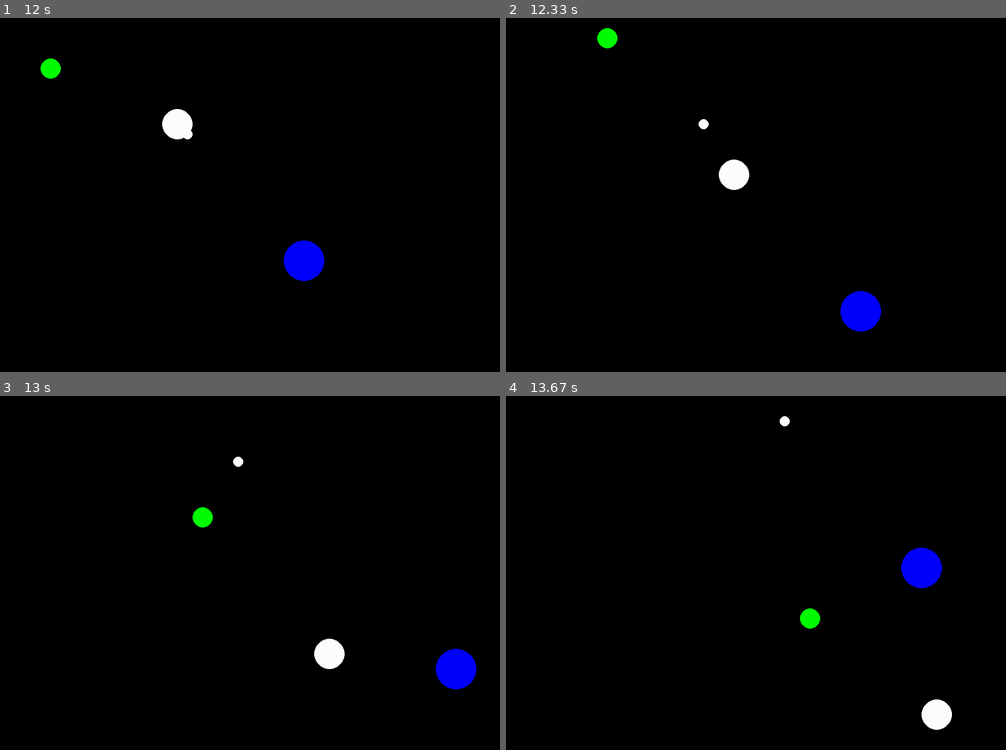
Above: before the commit, frames 1-4 (two rows, left to right).
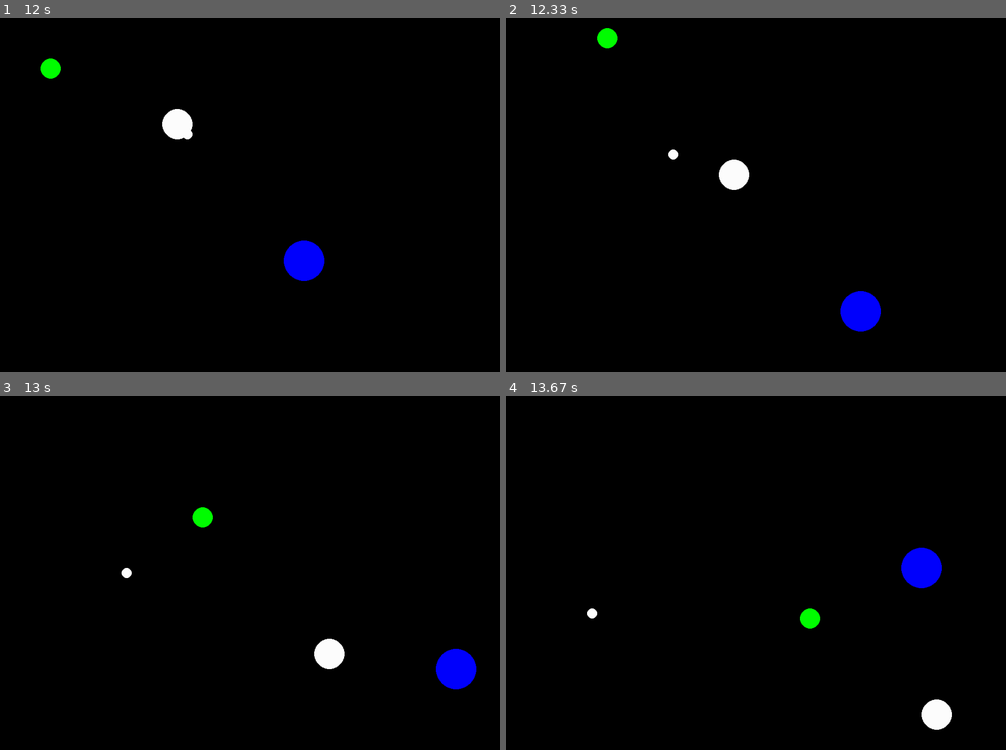
Above: after the commit, the same moments.

Repository: Archanciel/Learning_Pygame
Game: pygame game, started from bouncing_ball_imperfect_collide/my_bouncing_ball_imperfect_collide_ns_opt_ball_list.py
Two runs of this game, one before a commit and one after it. Both use one fixed random seed, a clock stepped at 60 frames per second and the inputs below.
Inputs:
- Up to frame 1 (12 s): no input
- Up to frame 2 (12.33 s): no input
- Up to frame 3 (13 s): no input
- Up to frame 4 (13.67 s): no input

Frame 1 is identical in both runs. In frame 2, less than 0.1% of the frame differs, in the area x 32-41%, y 28-40%; in frame 3, less than 0.1%; in frame 4, less than 0.1%.

Commit message:
not working

Diff:
--- a/bouncing_ball_imperfect_collide/ball_no_sprite_opt_ball_list.py
+++ b/bouncing_ball_imperfect_collide/ball_no_sprite_opt_ball_list.py
@@ -7,7 +7,6 @@
 	             screen,
 	             allBalls,
 	             index,
-				 ballNumber,
 	             color,
 	             radius,
 	             startX,
@@ -17,8 +16,8 @@
 		super().__init__()
 		self.screen = screen
 		self.allBalls = allBalls
+		self.ballNumber = len(allBalls)
 		self.index = index
-		self.maxBallIndex = ballNumber - 1
 		self.color = color
 		rectSize = radius * 2
 		self.rect = pg.Rect(startX, startY, rectSize, rectSize)
@@ -40,9 +39,9 @@
 			self.angle = -self.angle
 			hit_bounds = True
 
-		for i in range(self.index + 1, self.maxBallIndex):
+		for i in range(self.index + 1, self.ballNumber):
 			ball = self.allBalls[i]
-			if not hit_bounds and self.collideBall(ball):
+			if not hit_bounds and not ball is self and self.collideBall(ball):
 				self.angle = self.angle - math.pi
 				break
 
@@ -54,9 +53,8 @@
 		yDiff = (self.rect.centery - ball.rect.centery)
 		hypothenuseSquared = xDiff * xDiff + yDiff * yDiff
 		sumOfRadiuses = self.rect.width / 2 + ball.rect.width / 2
-		bang = hypothenuseSquared <= sumOfRadiuses * sumOfRadiuses
 
-		return bang
+		return hypothenuseSquared <= sumOfRadiuses * sumOfRadiuses
 
 	# Draw our ball to the screen
 	def draw(self):
--- a/bouncing_ball_imperfect_collide/my_bouncing_ball_imperfect_collide_ns_opt_ball_list.py
+++ b/bouncing_ball_imperfect_collide/my_bouncing_ball_imperfect_collide_ns_opt_ball_list.py
@@ -24,7 +24,7 @@
         if os.name == 'posix':
             self.fps = FPS
         else:
-            self.fps = FPS / 20
+            self.fps = FPS / 2
 
         os.environ['SDL_VIDEO_WINDOW_POS'] = WINDOWS_LOCATION
 
@@ -35,7 +35,6 @@
         self.running = True
 
         self.allBalls = None
-        self.ballNumber = 10
 
     def new(self):
         '''
@@ -45,14 +44,13 @@
         # Create multiple sprite Ball instances
         self.allBalls = []
 
-        for i in range(1, self.ballNumber + 1):
+        for i in range(1, 10):
             colIdx = random.randrange(0, 4)
 
             if os.name == 'posix':
                 ball = Ball(screen=self.screen,
                             allBalls=self.allBalls,
                             index=i - 1,
-                            ballNumber=self.ballNumber,
                             color=COLORS[colIdx],
                             radius=min(i * 10, 70),
                             startX=i * 160,
@@ -62,7 +60,6 @@
                 ball = Ball(screen=self.screen,
                             allBalls=self.allBalls,
                             index=i - 1,
-                            ballNumber=self.ballNumber,
                             color=COLORS[colIdx],
                             radius=max(i * 3, 10),
                             startX=i * 60,
